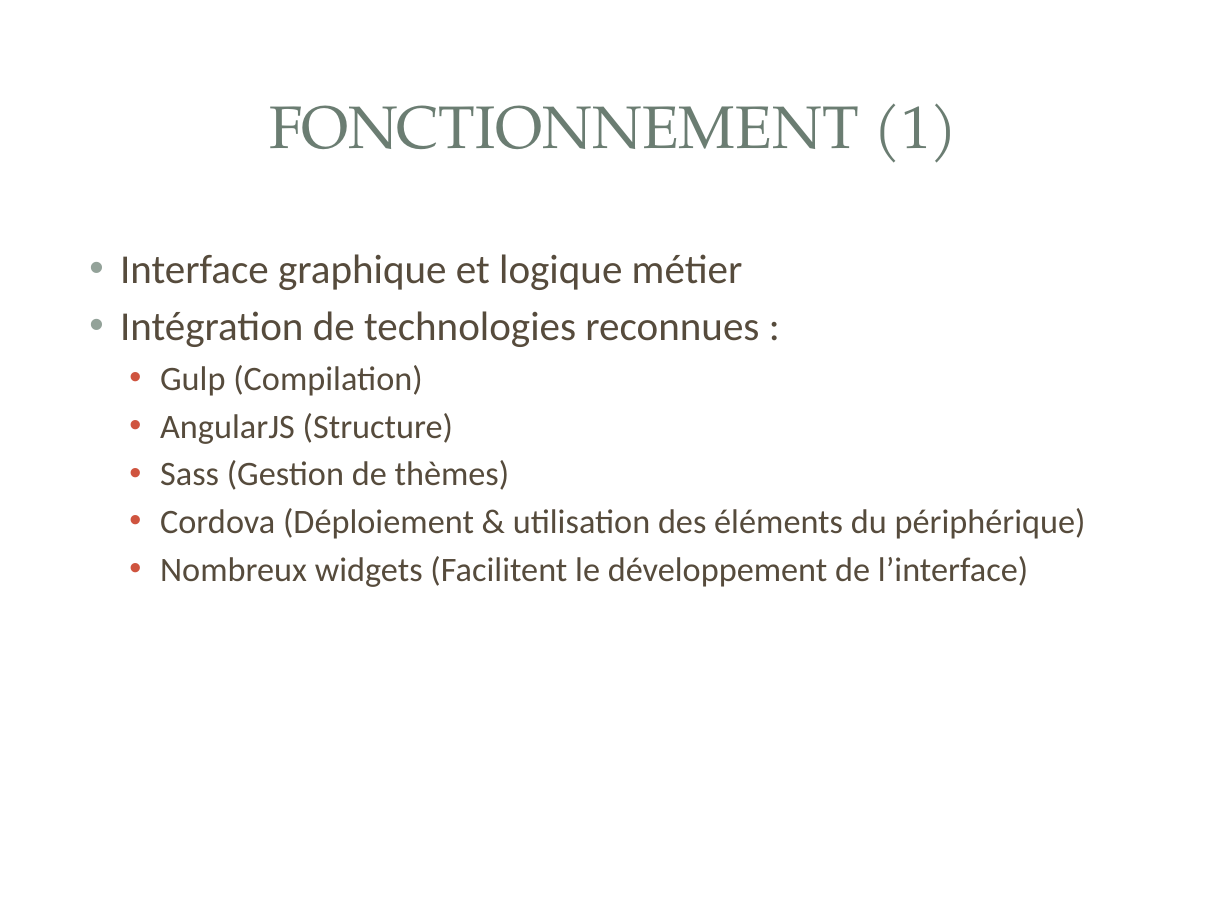
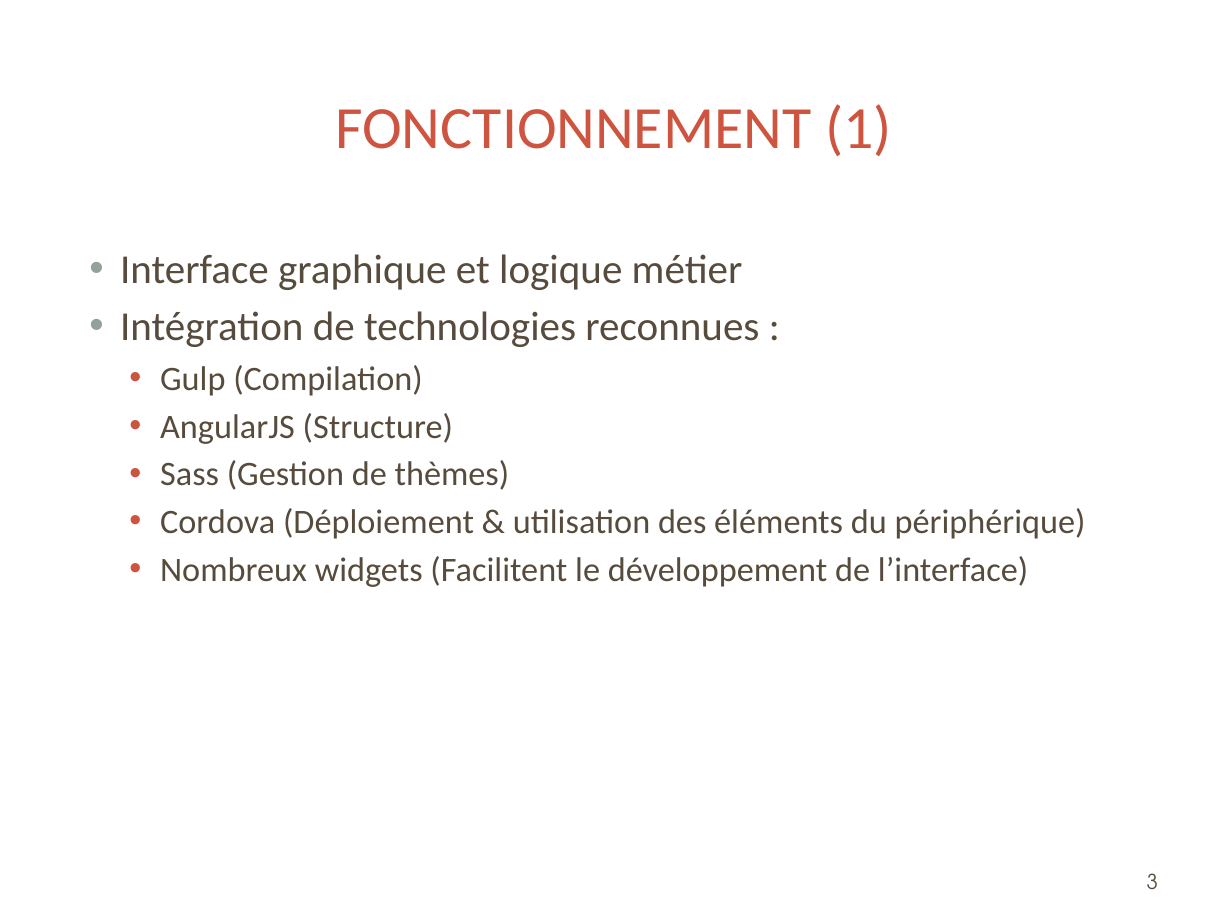
Before and after one commit to rikoste/ionicApp, a slide deck: slide 3 of presentation.pptx. Drawn at 1232x924 pixels with LibreOffice and Linux fonts; fonts in the diff are those of the drawing; background and template pictures are left out. Boxes give left, top, right and bottom in pixels: in the first picture for what was removed or moved away, otherwise in the second. Text is boxed around its words. In the diff, an @@ line names an element or a change of style, - is before the commit and + after.

```diff
--- a/presentation.pptx
+++ b/presentation.pptx
@@ title "FONCTIONNEMENT (1)" at box(335, 104, 892, 156): font TeX Gyre Pagella to Calibri, text colour #6B7D72 to #CF543F @@
@@ page number added at box(1147, 873, 1158, 889), 12 pt, text #564B3C @@
+3
```
Also in this commit, not shown: 7 other slides changed, 2 slides added, 1 slide removed.
